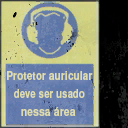
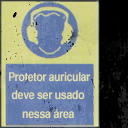
Comparing the layer stacks of the two w=128, h=128 images. Changes:
moved "Camada 1" into group "placa" over [26, 79, 53, 112]
painted on "Protetor auricular" over [7, 71, 93, 82]
painted on "deve ser usado" over [11, 89, 85, 100]
painted on "nessa área" over [21, 107, 76, 119]
moved "decal_signprotection009a" into group "placa" over [7, 71, 93, 119]
